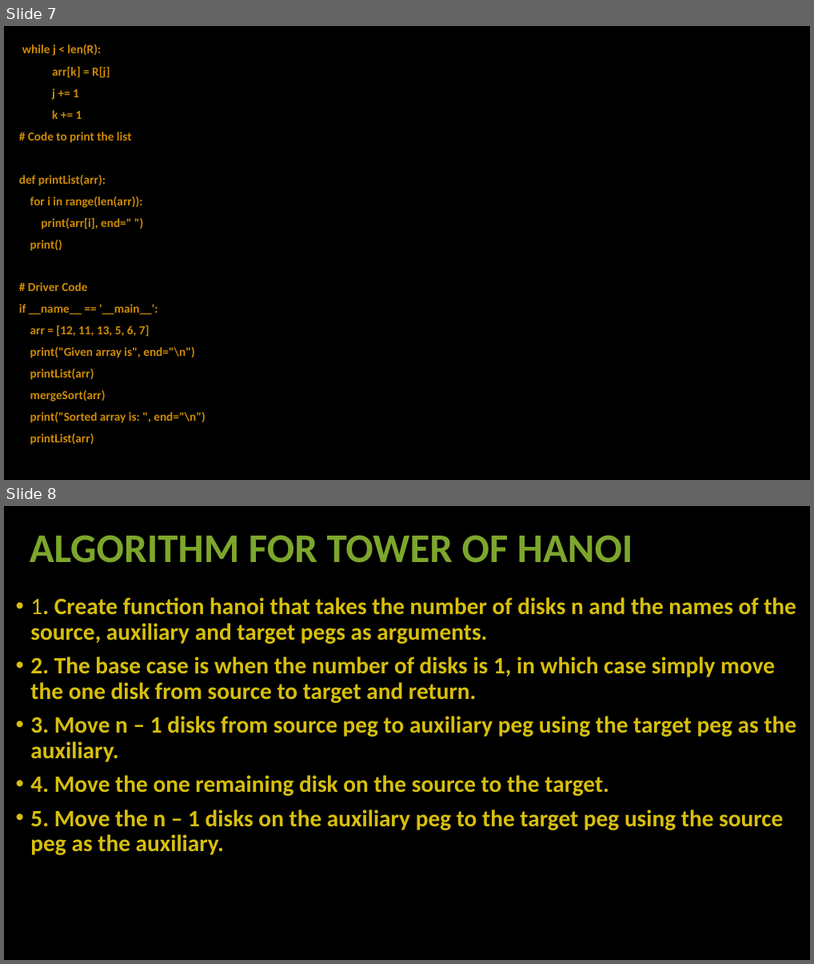
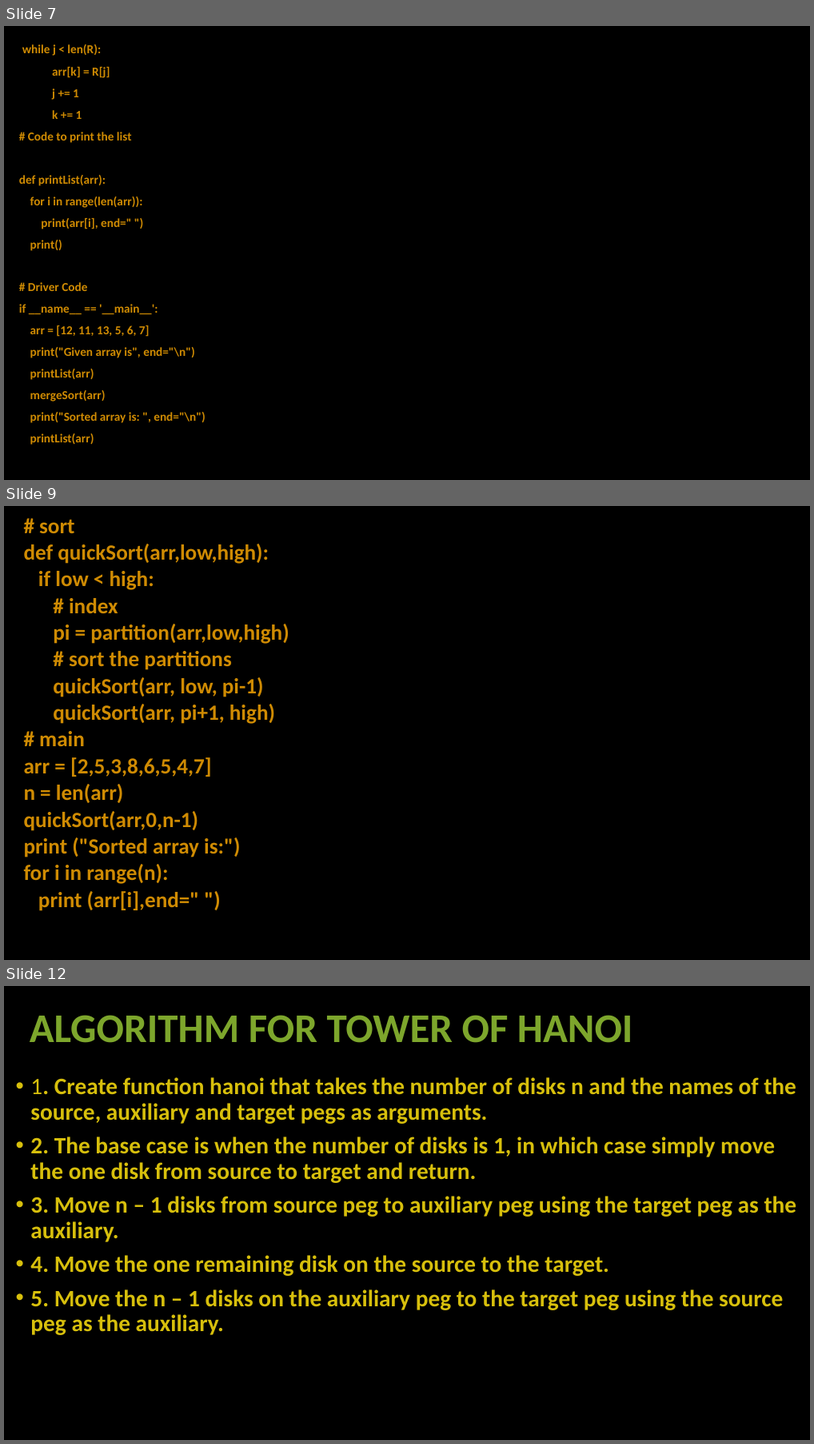
Before and after one commit to basit376/Analysis-Of-Algorthem-Assigment, a slide deck: ALI ABDUL BASIT.pptx. Shown one above the other, each under a label of ours: slides 7 and 8 before the commit, slides 7, 9 and 12 after it; the slides between them are not shown. The pictures are 814x964 and 814x1444 pixels, drawn with LibreOffice and Linux fonts; fonts in the diff are those of the drawing; background and template pictures are left out. Boxes give left, top, right and bottom in pixels: in the first picture for what was removed or moved away, otherwise in the second. Text is boxed around its words. In the diff, an @@ line names an element or a change of style, - is before the commit and + after.

```diff
--- a/ALI ABDUL BASIT.pptx
+++ b/ALI ABDUL BASIT.pptx
@@ slide 9 added at bbox=[4, 506, 810, 960], background picture (left out) @@
@@ text added at bbox=[24, 520, 289, 911], 27.6 pt, text #CF8B03, bold @@
+# sort
+def quickSort(arr,low,high):
+if low < high:
+# index
+pi = partition(arr,low,high)
+# sort the partitions
+quickSort(arr, low, pi-1)
+quickSort(arr, pi+1, high)
+# main
+arr = [2,5,3,8,6,5,4,7]
+n = len(arr)
+quickSort(arr,0,n-1)
+print ("Sorted array is:")
+for i in range(n):
+print (arr[i],end=" ")
@@ what was slide 8 is now slide 12 @@
```
Also in this commit, not shown: 1 slide changed, 3 other slides added, 2 other files.
